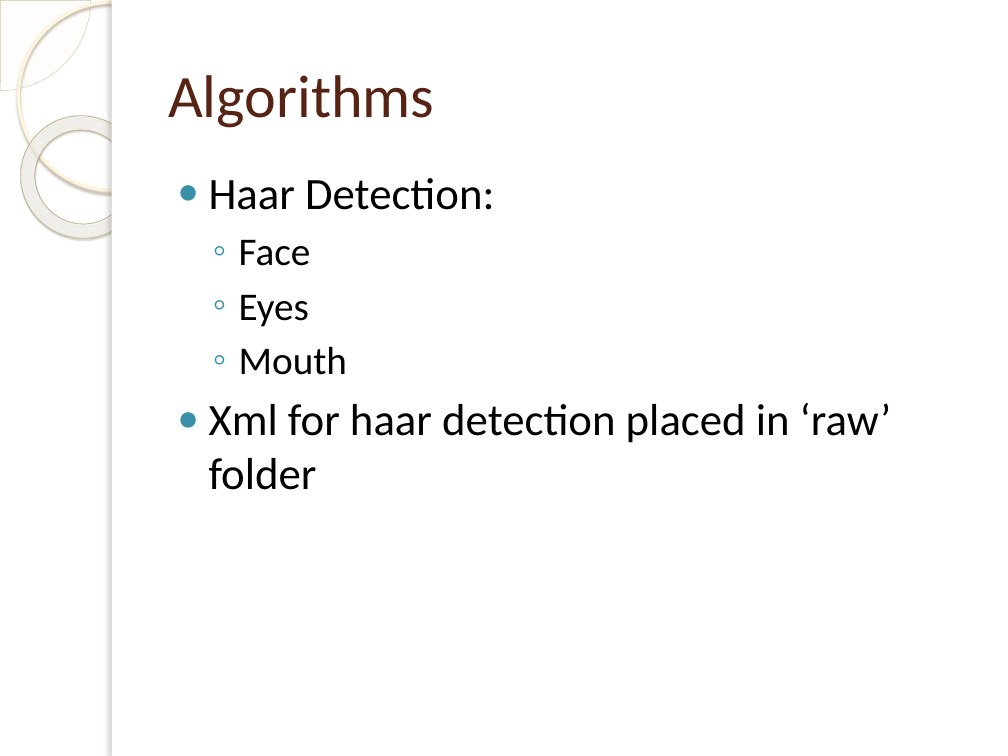
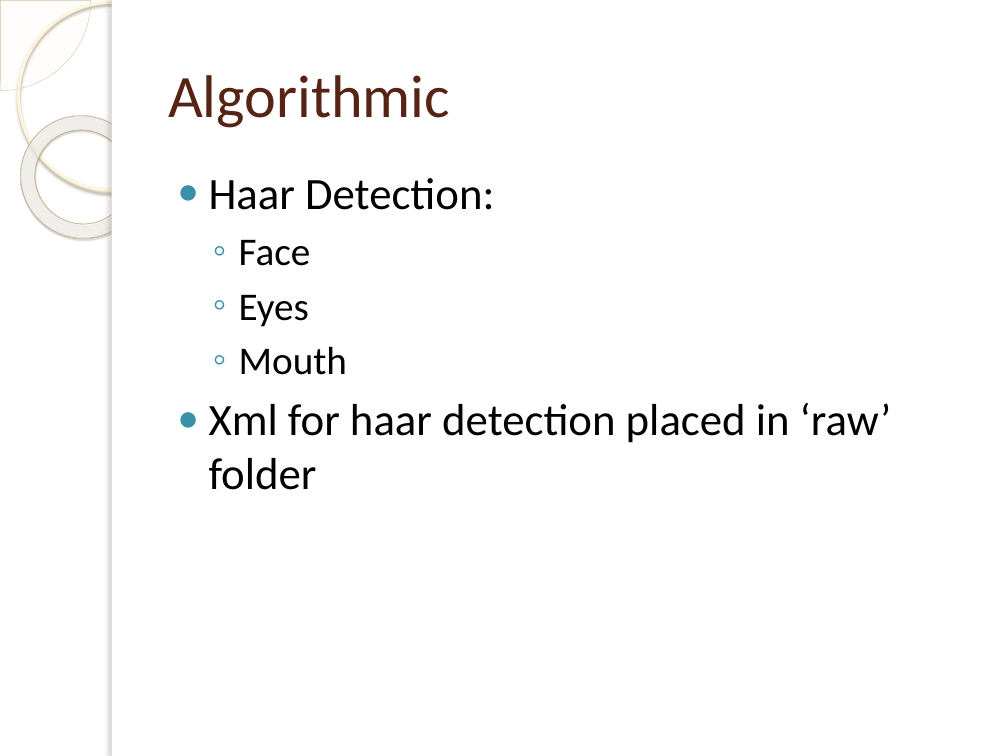
Before and after one commit to OrionGG/ivandroid, a slide deck: slide 7 of Presentacion/doc/EMOTICONIZER.pptx (slide 5 before the commit). Drawn at 1008x756 pixels with LibreOffice and Linux fonts; fonts in the diff are those of the drawing; background and template pictures are left out. Boxes give left, top, right and bottom in pixels: in the first picture for what was removed or moved away, otherwise in the second. Text is boxed around its words. In the diff, an @@ line names an element or a change of style, - is before the commit and + after.

```diff
--- a/Presentacion/doc/EMOTICONIZER.pptx
+++ b/Presentacion/doc/EMOTICONIZER.pptx
@@ title at box(168, 75, 450, 128): text changed @@
-Algorithms
+Algorithmic
```
Also in this commit, not shown: 4 other slides changed, 3 slides added, 1 slide removed, 4 other files.
